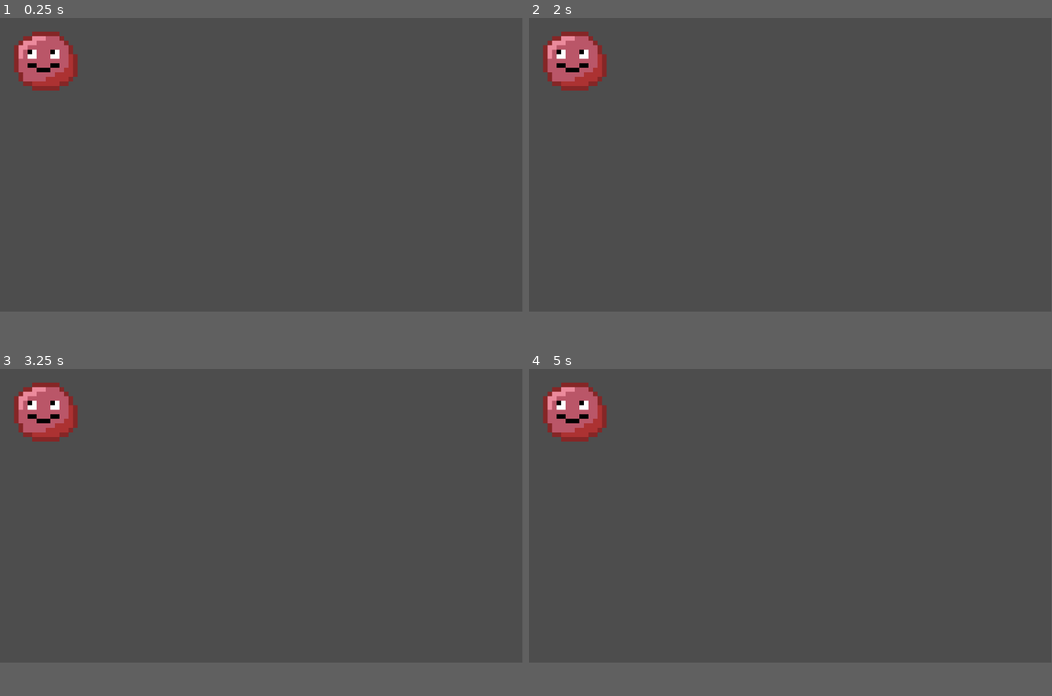
Above: before the commit, frames 1-4 (two rows, left to right).
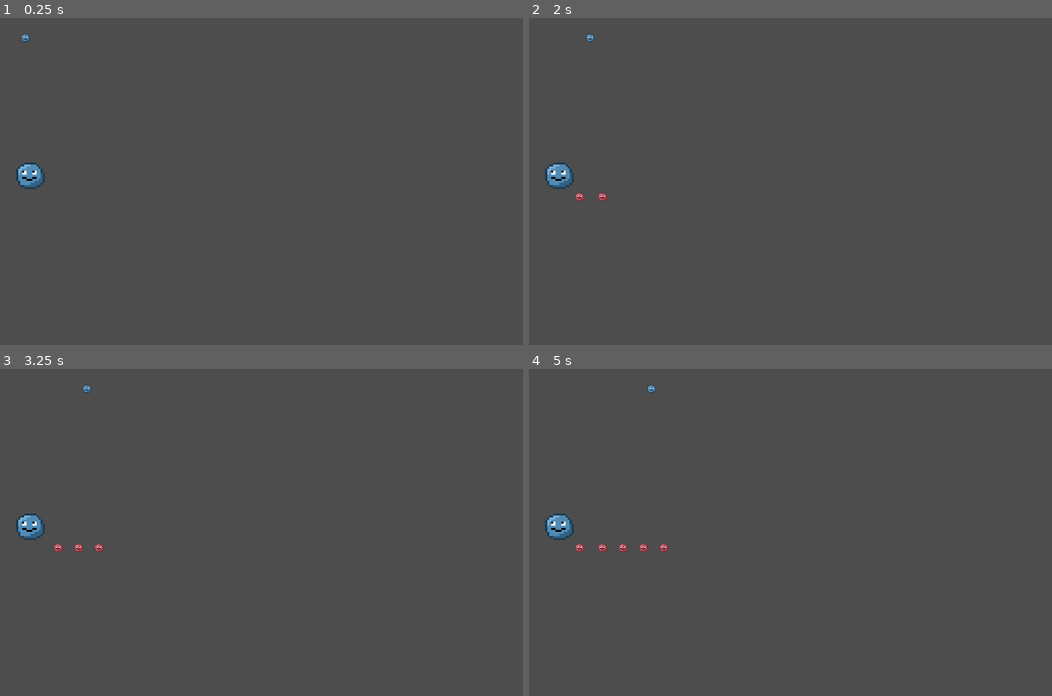
Above: after the commit, the same moments.

Repository: Bubullzz/RTSable
Game: Godot game, scene res://node_2d.tscn
Same seed, same stepped clock (60 frames per second), same inputs: the game is played once before the commit and once after it.
Inputs:
- Up to frame 1 (0.25 s): no input
- Up to frame 2 (2 s): no input
- Up to frame 3 (3.25 s): no input
- Up to frame 4 (5 s): no input
In our replay, the window is 799x449 before the commit and 800x500 after it. These sizes can differ from the game's own. Grey fills any space a smaller window leaves; there, only what the larger window draws over its background counts as a difference.

The runs differ from the first frame. In frame 1, 2.2% of the frame differs, in the area x 2-15%, y 4-53%; in frame 2, 2.2%; in frame 3, 2.3%; in frame 4, 2.4%, in the area x 2-27%, y 4-56%.

Commit message:
seemstowork

Diff:
--- /dev/null
+++ b/icon.svg
@@ -0,0 +1 @@
+<svg xmlns="http://www.w3.org/2000/svg" width="128" height="128"><rect width="124" height="124" x="2" y="2" fill="#363d52" stroke="#212532" stroke-width="4" rx="14"/><g fill="#fff" transform="translate(12.322 12.322)scale(.101)"><path d="M105 673v33q407 354 814 0v-33z"/><path fill="#478cbf" d="m105 673 152 14q12 1 15 14l4 67 132 10 8-61q2-11 15-15h162q13 4 15 15l8 61 132-10 4-67q3-13 15-14l152-14V427q30-39 56-81-35-59-83-108-43 20-82 47-40-37-88-64 7-51 8-102-59-28-123-42-26 43-46 89-49-7-98 0-20-46-46-89-64 14-123 42 1 51 8 102-48 27-88 64-39-27-82-47-48 49-83 108 26 42 56 81zm0 33v39c0 276 813 276 814 0v-39l-134 12-5 69q-2 10-14 13l-162 11q-12 0-16-11l-10-65H446l-10 65q-4 11-16 11l-162-11q-12-3-14-13l-5-69z"/><path d="M483 600c0 34 58 34 58 0v-86c0-34-58-34-58 0z"/><circle cx="725" cy="526" r="90"/><circle cx="299" cy="526" r="90"/></g><g fill="#414042" transform="translate(12.322 12.322)scale(.101)"><circle cx="307" cy="532" r="60"/><circle cx="717" cy="532" r="60"/></g></svg>
--- a/jsp.gd
+++ b/jsp.gd
@@ -18,7 +18,7 @@
 
     current_array.resize(WIDTH * HEIGHT)
 
-    var unit = preload("res://objects/unit.tscn").instantiate().create(Teams.Team.RED, Vector2(10,10))
+    var unit = preload("res://objects/unit.tscn").instantiate().create(Teams.Team.BLUE, Vector2(10,10))
     add_child(unit)
 
 func _process(_delta):
--- /dev/null
+++ b/nexus.gd
@@ -0,0 +1,12 @@
+extends StaticBody2D
+
+
+@export var health : int
+@export var team : Teams.Team
+
+
+func _on_timer_timeout() -> void:
+    var unit = preload("res://objects/unit.tscn").instantiate().create(team, Vector2(10,10))
+    add_child(unit)
+    print("Unit created at position: ", unit.global_position)
+    pass # Replace with function body.
--- /dev/null
+++ b/nexus.tscn
@@ -0,0 +1,21 @@
+[gd_scene load_steps=4 format=3 uid="uid://d25afrem7cmyo"]
+
+[ext_resource type="Script" uid="uid://gijkssolykw3" path="res://nexus.gd" id="1_1b4ah"]
+[ext_resource type="Texture2D" uid="uid://bjifbk8rwbpea" path="res://sprites/blob_blue.png" id="2_7ypn0"]
+
+[sub_resource type="RectangleShape2D" id="RectangleShape2D_1b4ah"]
+
+[node name="Nexus" type="StaticBody2D"]
+script = ExtResource("1_1b4ah")
+
+[node name="Timer" type="Timer" parent="."]
+autostart = true
+
+[node name="Sprite2D" type="Sprite2D" parent="."]
+texture_filter = 3
+texture = ExtResource("2_7ypn0")
+
+[node name="CollisionShape2D" type="CollisionShape2D" parent="."]
+shape = SubResource("RectangleShape2D_1b4ah")
+
+[connection signal="timeout" from="Timer" to="." method="_on_timer_timeout"]
--- a/node_2d.tscn
+++ b/node_2d.tscn
@@ -1,6 +1,7 @@
-[gd_scene load_steps=3 format=3 uid="uid://b3ctt3wihq5bn"]
+[gd_scene load_steps=4 format=3 uid="uid://b3ctt3wihq5bn"]
 
 [ext_resource type="Script" uid="uid://dn1i7gwbw3ulj" path="res://jsp.gd" id="1_wtcfe"]
+[ext_resource type="PackedScene" uid="uid://d25afrem7cmyo" path="res://nexus.tscn" id="2_0e48y"]
 
 [sub_resource type="Gradient" id="Gradient_wtcfe"]
 offsets = PackedFloat32Array(0, 0.201149, 0.252874, 0.58046, 0.858025)
@@ -16,3 +17,6 @@
 z_index = -4096
 texture_filter = 1
 rotation = 0.000792212
+
+[node name="Nexus" parent="." instance=ExtResource("2_0e48y")]
+position = Vector2(14.8, 77.7)
--- a/objects/unit.gd
+++ b/objects/unit.gd
@@ -1,9 +1,15 @@
-extends Node2D
+extends CharacterBody2D
 
 @export var health : int
 @export var damage : int
 
 var team : Teams.Team = Teams.Team.NONE
+
+func _physics_process(delta: float) -> void:
+    var direction = Vector2(1, 0)
+    velocity = direction * 100.0
+    move_and_slide()
+
 
 func create(t: Teams.Team, pos: Vector2) -> Node2D:
     team = t
--- a/objects/unit.tscn
+++ b/objects/unit.tscn
@@ -1,21 +1,19 @@
-[gd_scene load_steps=4 format=3 uid="uid://68l2a6oel2w3"]
+[gd_scene load_steps=4 format=3 uid="uid://k62kstsd2v7h"]
 
-[ext_resource type="Texture2D" uid="uid://cpush4ptisqat" path="res://sprites/blob_pink.png" id="1_5j774"]
-[ext_resource type="Script" uid="uid://dewt2f0gi11yl" path="res://objects/unit.gd" id="1_dberb"]
+[ext_resource type="Script" uid="uid://dewt2f0gi11yl" path="res://objects/unit.gd" id="1_ctwoc"]
+[ext_resource type="Texture2D" uid="uid://cpush4ptisqat" path="res://sprites/blob_pink.png" id="2_davkp"]
 
-[sub_resource type="CircleShape2D" id="CircleShape2D_2pk7s"]
-radius = 7.0
+[sub_resource type="CircleShape2D" id="CircleShape2D_5wnup"]
+radius = 5.0
 
-[node name="Unit" type="Node2D"]
-script = ExtResource("1_dberb")
-health = 100
+[node name="Unit" type="CharacterBody2D"]
+scale = Vector2(0.3, 0.3)
+script = ExtResource("1_ctwoc")
 
 [node name="Sprite" type="Sprite2D" parent="."]
 unique_name_in_owner = true
 texture_filter = 1
-texture = ExtResource("1_5j774")
+texture = ExtResource("2_davkp")
 
-[node name="StaticBody2D" type="StaticBody2D" parent="."]
-
-[node name="CollisionShape2D" type="CollisionShape2D" parent="StaticBody2D"]
-shape = SubResource("CircleShape2D_2pk7s")
+[node name="CollisionShape2D2" type="CollisionShape2D" parent="."]
+shape = SubResource("CircleShape2D_5wnup")
--- a/project.godot
+++ b/project.godot
@@ -18,3 +18,8 @@
 [autoload]
 
 Teams="*res://enums.gd"
+
+[display]
+
+window/size/viewport_width=3200
+window/size/viewport_height=2400
Not shown, added: icon.svg.import
Not shown, added: nexus.gd.uid
